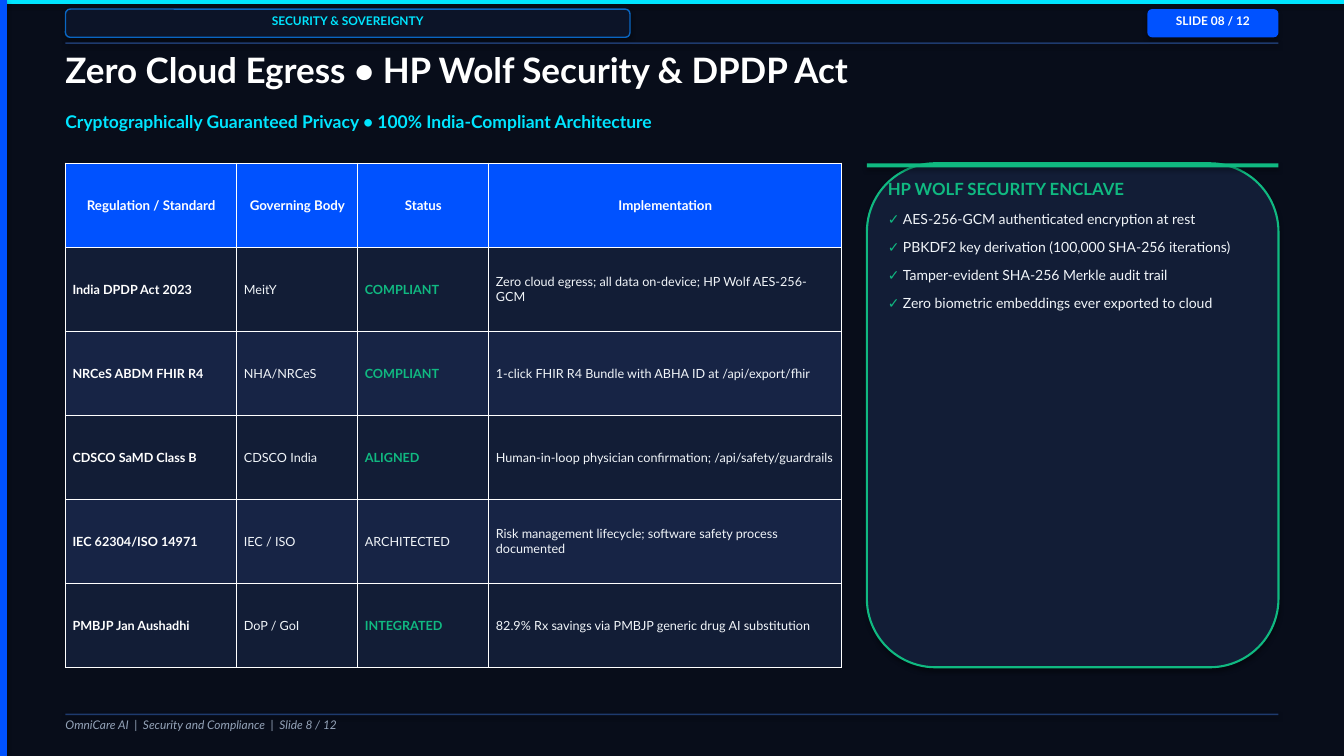
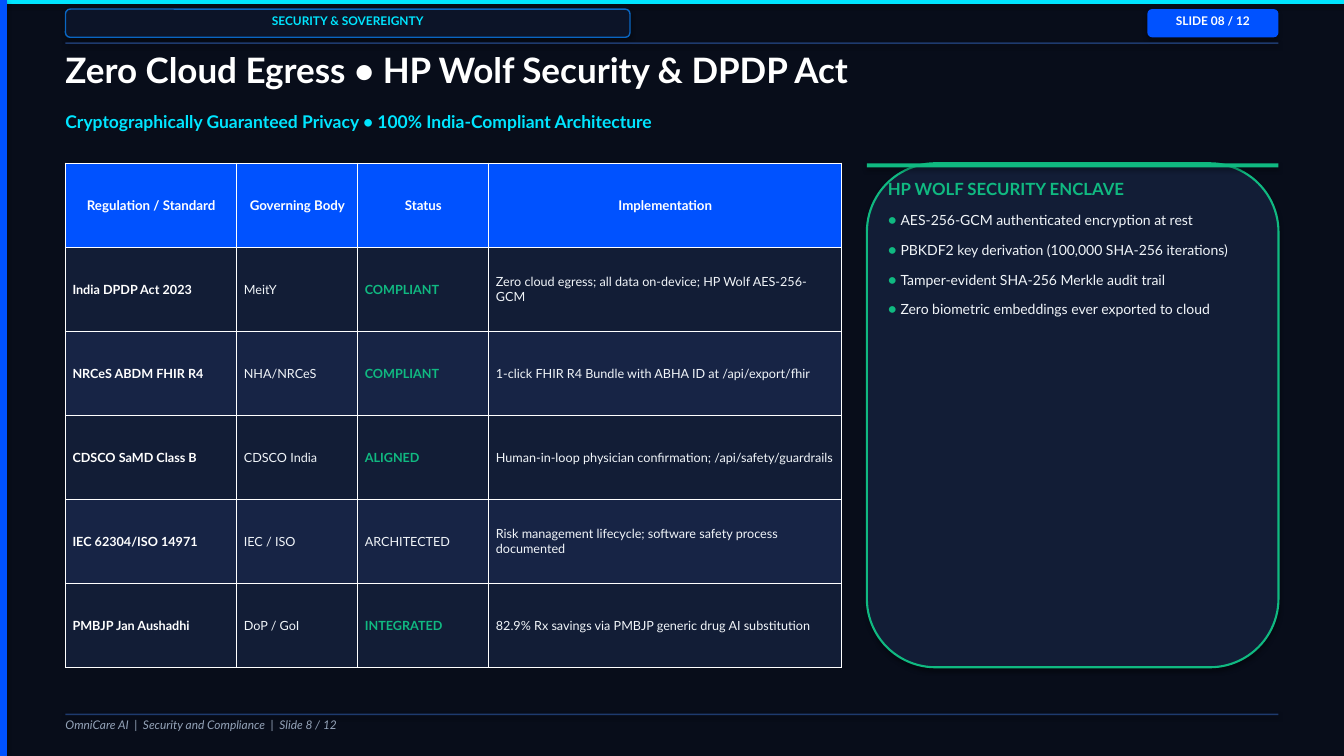
Before and after one commit to Advik-harsha/OmniCare-AI, a slide deck: slide 8 of submission_files/OmniCare_AI_Executive_Presentation.pptx. Drawn at 1344x756 pixels with LibreOffice and Linux fonts; fonts in the diff are those of the drawing. Boxes give left, top, right and bottom in pixels: in the first picture for what was removed or moved away, otherwise in the second. Text is boxed around its words. In the diff, an @@ line names an element or a change of style, - is before the commit and + after.

Commit message:
fix(presentation): resolve text formatting, typography scaling, character encodings, and layout across Short Pitch Presentation PDF and PPTX

```diff
--- a/submission_files/OmniCare_AI_Executive_Presentation.pptx
+++ b/submission_files/OmniCare_AI_Executive_Presentation.pptx
@@ text at (x1=901, y1=214, x2=1228, y2=317): text changed @@
-✓ AES-256-GCM authenticated encryption at rest
-✓ PBKDF2 key derivation (100,000 SHA-256 iterations)
-✓ Tamper-evident SHA-256 Merkle audit trail
-✓ Zero biometric embeddings ever exported to cloud
+• AES-256-GCM authenticated encryption at rest
+• PBKDF2 key derivation (100,000 SHA-256 iterations)
+• Tamper-evident SHA-256 Merkle audit trail
+• Zero biometric embeddings ever exported to cloud
```
Also in this commit, not shown: 4 other slides changed, 9 other files.
